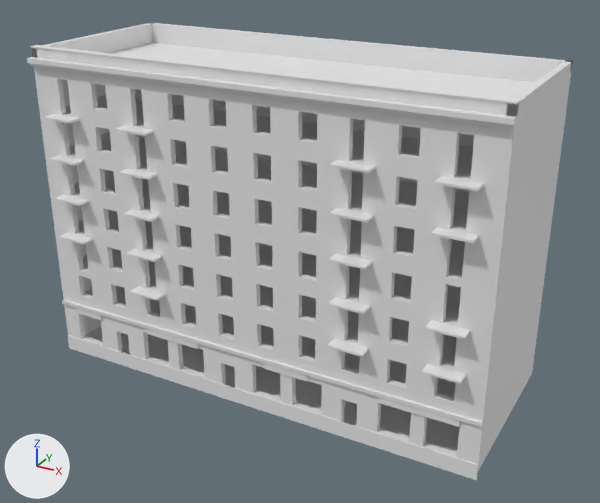
Renders of the glTF model assets/models/zone/street/house_i_lod1.glb from each side of a commit.
The view is the same before and after, from a 50 mm lens placed at (29.3, -51.9, 35.7), pointed at (1.0, -0.5, 9.9). Arrows for +X, +Y and +Z are at lower left; the lights stay in place. The older version comes first. Materials are left out; every surface is plain grey. Vertices at exactly the same position are counted once.

In view in the first picture: 'house_i'.
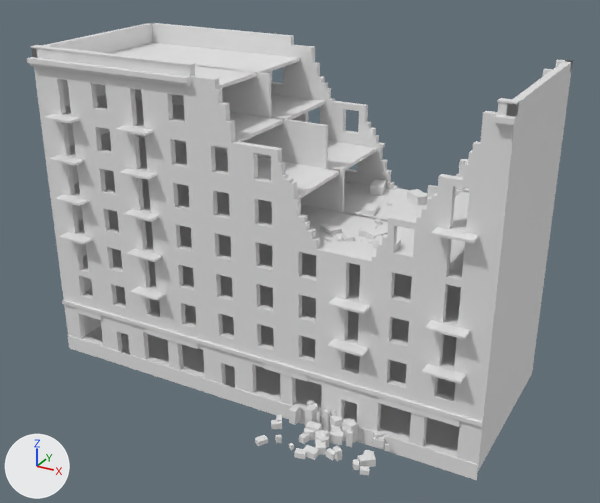
Diff of the bpy script that builds the scene:
```diff
--- a/assets/models/zone/street/house_i_lod1.glb.py
+++ b/assets/models/zone/street/house_i_lod1.glb.py
@@ me_house_i @@
 # used by ob_house_i; location = (0.0, 0.0, 0.0)
-me_house_i.from_pydata(...)  # 2204 vertices, 5768 faces; spans x -18.1..18.1, y -8.0..7.0, z -0.6..24.9
+me_house_i.from_pydata(...)  # 2992 vertices, 6722 faces; spans x -18.1..18.1, y -11.4..11.5, z -0.6..24.9
+# me_house_i part 1: the loose piece of 8 vertices spanning x 7.2..9.8, y -8.0..-7.0, z 16.6..16.8 is turned -36.5 degrees about the z axis through its middle and scaled by 0.221, then moved by (-2.7, 2.2, -3.0)
+# me_house_i part 2: the loose piece of 8 vertices spanning x 7.2..9.8, y -8.0..-7.0, z 19.8..20.0 is turned -104.7 degrees about the z axis through its middle and scaled by 0.173, then moved by (-3.2, 7.9, -6.3)
+# me_house_i part 3: the loose piece of 8 vertices spanning x 14.0..16.6, y -8.0..-7.0, z 19.8..20.0 is scaled about its middle by (-0.114, -0.178, 0.648), then moved by (-6.5, 3.7, -6.3)
+# me_house_i part 4: the loose piece of 8 vertices spanning x 7.2..9.8, y -8.0..-7.0, z 13.4..13.6 is copied, and the copy is scaled about its middle by (-0.638, -0.995, 3.42), then moved by (1.2, 3.1, 0.4); it spans x 8.9..10.6, y -4.9..-3.8, z 13.6..14.1
+# me_house_i part 5: the loose piece of 8 vertices spanning x 7.2..9.8, y -8.0..-7.0, z 7.0..7.2 is copied, and the copy is scaled about its middle by (-0.222, -0.404, 2.19), then moved by (2.8, -2.9, -7.1); it spans x 11.0..11.7, y -10.7..-10.1, z -0.2..0.2
+# me_house_i part 6: the loose piece of 8 vertices spanning x 7.2..9.8, y -8.0..-7.0, z 7.0..7.2 is copied, and the copy is scaled about its middle by (0.144, 0.263, 9.59), then moved by (-1.6, 0.3, -6.6); it spans x 6.6..7.1, y -7.4..-7.1, z -0.2..1.3
+# me_house_i part 7: the loose piece of 8 vertices spanning x 7.2..9.8, y -8.0..-7.0, z 7.0..7.2 is copied, and the copy is scaled about its middle by (0.236, 0.429, 2.99), then moved by (0.1, -2.5, -7.1); it spans x 8.3..9.0, y -10.3..-9.7, z -0.2..0.3
+# me_house_i part 8: the loose piece of 8 vertices spanning x 7.2..9.8, y -8.0..-7.0, z 7.0..7.2 is copied, and the copy is scaled about its middle by (-0.283, -0.516, 2.54), then moved by (-1.8, -3.4, -7.1); it spans x 6.3..7.2, y -11.2..-10.6, z -0.2..0.2
+# me_house_i part 9: the loose piece of 8 vertices spanning x 7.2..9.8, y -8.0..-7.0, z 7.0..7.2 is copied, and the copy is scaled about its middle by (0.373, 0.678, 5.5), then moved by (-2.1, -0.9, -6.9); it spans x 5.9..6.9, y -8.8..-8.0, z -0.2..0.7
+# me_house_i part 10: a new loose piece, a box spanning x 6.83..7.78, y -10.8..-10.13, z -0.2..0.27
+# me_house_i part 11: the loose piece of 8 vertices spanning x 7.2..9.8, y -8.0..-7.0, z 7.0..7.2 is copied, and the copy is scaled about its middle by (-0.344, -0.627, 4.52), then moved by (-0.3, -0.7, -7.0); it spans x 7.7..8.7, y -8.6..-7.8, z -0.2..0.5
+# me_house_i part 12: a new loose piece, a box spanning x 4.13..4.67, y -7.92..-7.14, z -0.2..0.95
+# me_house_i part 13: 5 vertices moved from x 2.4..14.6, y -7.0..7.0, z 17.7..20.9 to x 2.9..13.9, y -7.0..7.0, z 16.8..20.0; 264 vertices removed from x -2.4..16.0, y -8.0..7.0, z 13.4..24.1; 500 vertices added at x -17.5..17.5, y -7.5..7.0, z 4.0..24.9
+# me_house_i part 14: 232 vertices added at x 3.1..11.7, y -11.4..-6.6, z -0.2..1.5
+# other edits to the shape of me_house_i do not show in these pictures
```

Where the change shows, as pixel boxes [x1, y1, x2, y2] in the pictures (600 x 503 px; the box of a moved part takes in the faces that stretch with it):
part 1 of me_house_i, moved or reshaped
    before: [329, 208, 374, 222]
    after: [325, 236, 332, 242]
part 2 of me_house_i, moved or reshaped
    before: [330, 160, 375, 173]
    after: [355, 211, 361, 214]
part 3 of me_house_i, moved or reshaped (not visible afterwards)
    before: [435, 177, 484, 191]
part 4 of me_house_i, added
    after: [372, 235, 401, 250]
part 5 of me_house_i, added
    after: [360, 466, 370, 475]
part 6 of me_house_i, added
    after: [323, 409, 330, 431]
part 7 of me_house_i, added
    after: [326, 448, 335, 460]
part 8 of me_house_i, added
    after: [294, 448, 306, 459]
part 9 of me_house_i, added
    after: [306, 421, 322, 439]
part 10 of me_house_i, added
    after: [303, 445, 319, 460]
part 11 of me_house_i, added
    after: [329, 430, 344, 445]
part 12 of me_house_i, added
    after: [289, 404, 301, 425]
part 13 of me_house_i, moved or reshaped
    before: [183, 45, 550, 269]
    after: [27, 23, 572, 266]
part 14 of me_house_i, added
    after: [255, 400, 385, 470]
